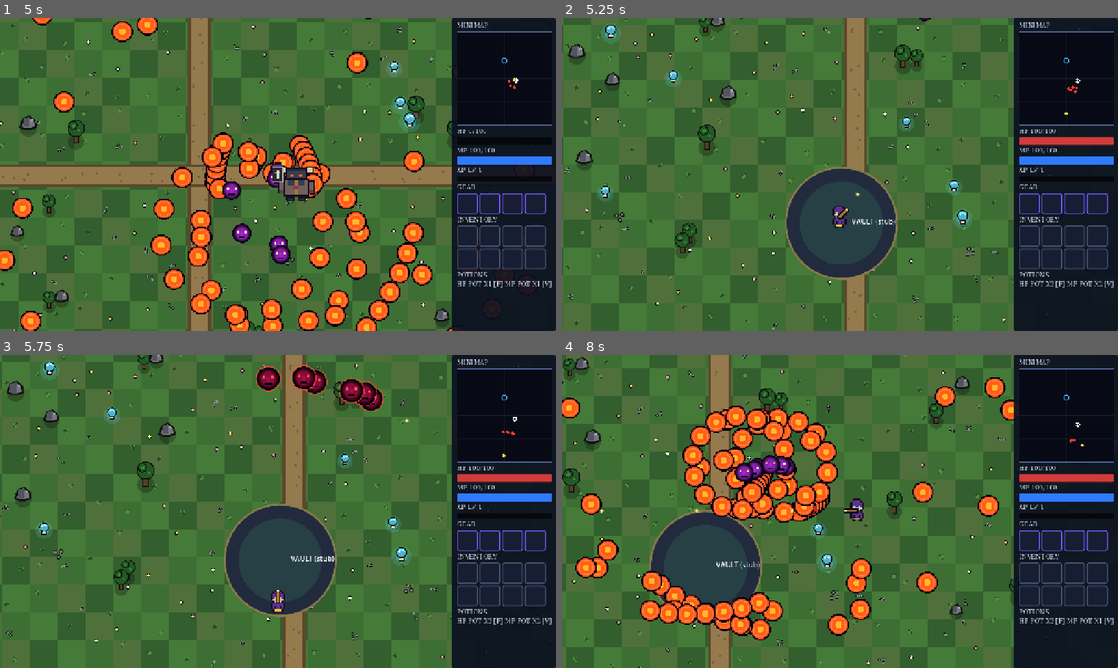
Above: before the commit, frames 1-4 (two rows, left to right).
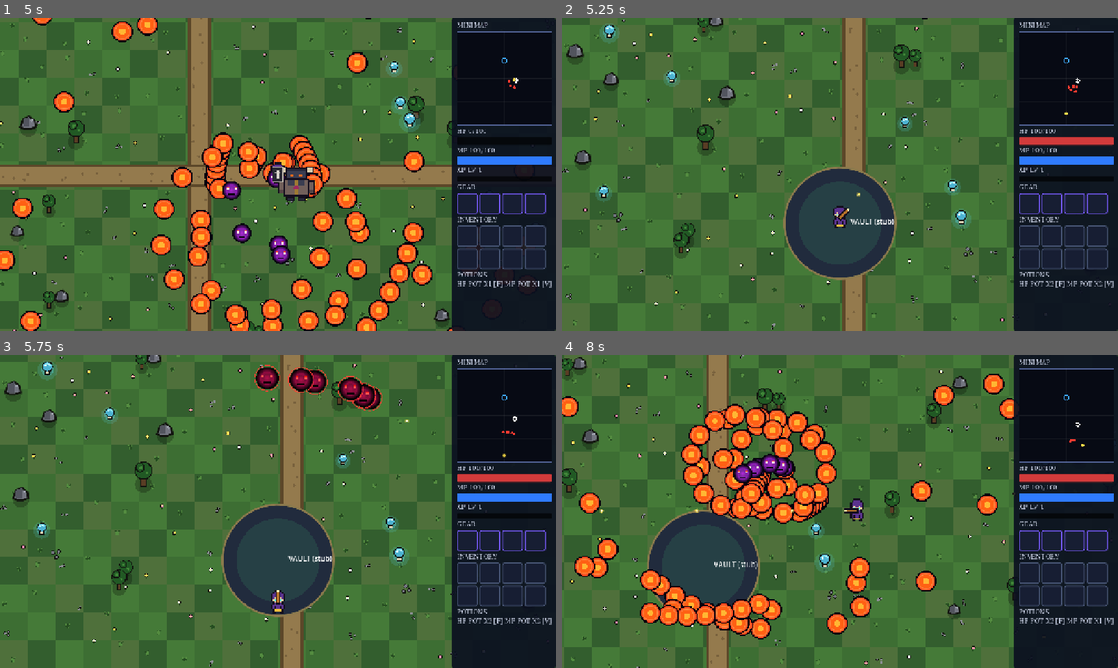
Above: after the commit, the same moments.

Repository: JaysTilted/gravebag-godot
Game: Godot game, scene res://src/main.tscn
Two runs of this game, one before a commit and one after it. Both use one fixed random seed, a clock stepped at 60 frames per second and the inputs below.
Inputs (mouse positions are in pixels of both pictures, inside the frame that each line leads up to):
- Up to frame 1 (5 s): move the mouse to (400, 158) at 0.52 s; hold D (move_right) 0.53-1.28 s; tap one key every 0.75 s from 0.6 s: Space (ability_dash) I (autofire_toggle) F (potion_hp) V (potion_mp) Space (ability_dash) I (autofire_toggle); click (400, 158) at 0.67 s; move the mouse to (166, 190) at 1.27 s; hold S (move_down) 1.28-2.03 s; move the mouse to (333, 105) at 2.02 s; hold D (move_right) 2.03-2.78 s; move the mouse to (250, 237) at 2.77 s; hold W (move_up) 2.78-3.53 s; click (250, 237) at 2.92 s; move the mouse to (444, 221) at 3.52 s; hold A (move_left) from 3.53 s (still down); move the mouse to (111, 127) at 4.27 s
- Up to frame 2 (5.25 s): move the mouse to (867, 174) at 5.02 s; release A (move_left) at 5.03 s; hold S (move_down) from 5.03 s (still down); tap F (potion_hp) at 5.1 s; click (867, 174) at 5.17 s
- Up to frame 3 (5.75 s): keep holding S (move_down)
- Up to frame 4 (8 s): move the mouse to (756, 433) at 5.77 s; release S (move_down) at 5.78 s; hold D (move_right) 5.78-6.53 s; tap V (potion_mp) at 5.85 s; move the mouse to (962, 495) at 6.52 s; hold W (move_up) 6.53-7.28 s; tap Space (ability_dash) at 6.6 s; move the mouse to (728, 527) at 7.27 s; hold D (move_right) from 7.28 s (still down); tap I (autofire_toggle) at 7.35 s; click (728, 527) at 7.42 s

Frame 1 is identical in both runs. In frame 2, 5.8% of the frame differs, in the area x 0-93%, y 0-100%; in frame 3, 8.4%; in frame 4, 13%, in the area x 0-94%, y 0-100%.

Commit message:
Death pause so the grave renders before capture + respawn

Diff:
--- a/src/game/dive.gd
+++ b/src/game/dive.gd
@@ -678,9 +678,11 @@
 		banked = float(ledger.call("die"))
 	total_fame_banked += banked
 	print("FAME TALLY +%.1f (deaths=%d) grave at %s" % [banked, deaths, str(pos)])
+	# Death pause: grave renders (and the death registers) before capture.
+	await get_tree().create_timer(0.35).timeout
 	_capture("grave", "06-death-grave")
 	# Respawn as a fresh diver at the nexus (player has no revive API).
-	await get_tree().create_timer(0.8).timeout
+	await get_tree().create_timer(0.45).timeout
 	_respawn_player()
 
 
